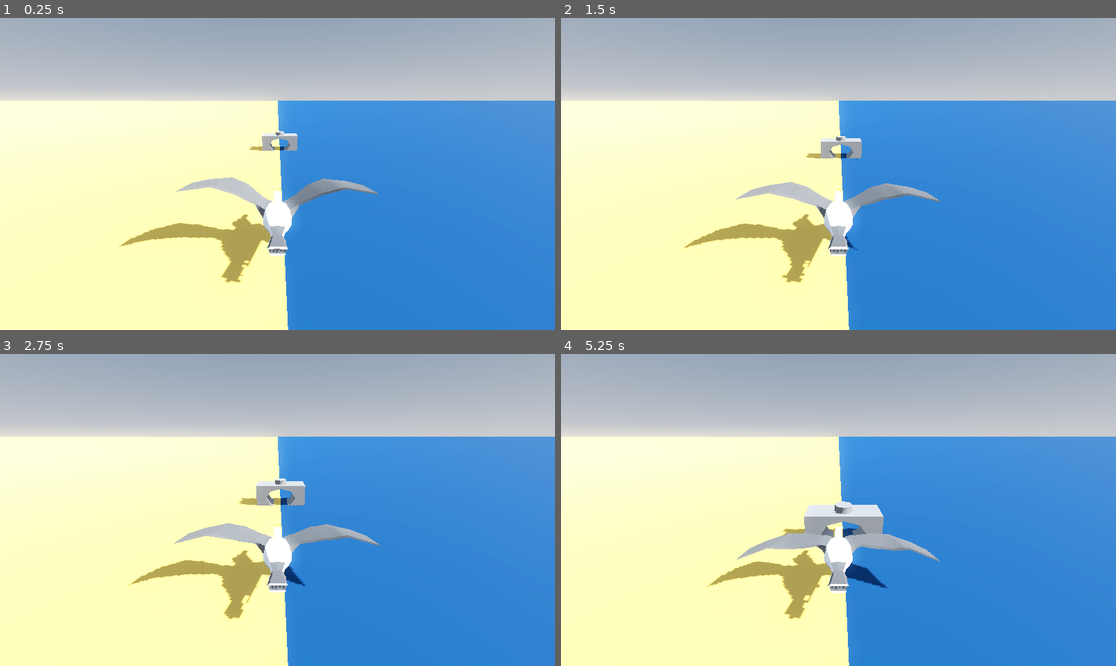
Above: before the commit, frames 1-4 (two rows, left to right).
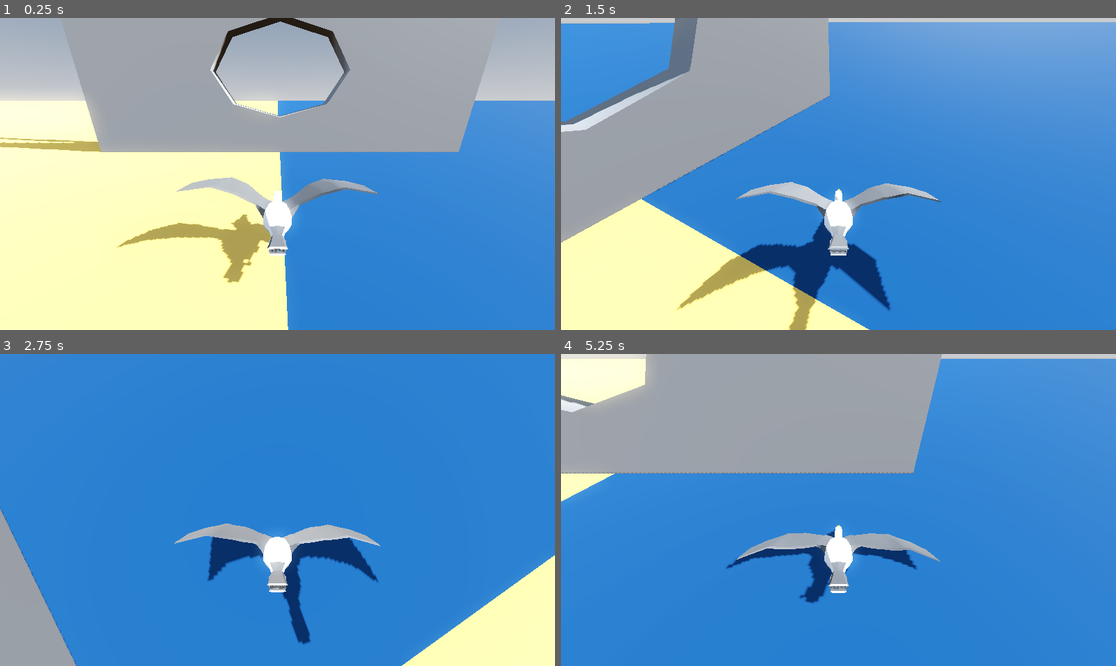
Above: after the commit, the same moments.

Repository: Wiwiweb/StMaloGull
Game: Godot game, scene res://main.tscn
Same seed, same stepped clock (60 frames per second), same inputs: the game is played once before the commit and once after it.
Inputs:
- Up to frame 1 (0.25 s): no input
- Up to frame 2 (1.5 s): hold D (move_right, bound only after the commit) 0.53-1.28 s; hold S (move_down, bound only after the commit) from 1.28 s (still down)
- Up to frame 3 (2.75 s): release S (move_down, bound only after the commit) at 2.03 s; hold D (move_right, bound only after the commit) from 2.03 s (still down)
- Up to frame 4 (5.25 s): release D (move_right, bound only after the commit) at 2.78 s; hold W (move_up, bound only after the commit) 2.78-3.53 s; hold A (move_left, bound only after the commit) 3.53-5.03 s; hold S (move_down, bound only after the commit) from 5.03 s (still down)

The runs differ from the first frame. In frame 1, 17% of the frame differs, in the area x 0-87%, y 0-85%; in frame 2, 48%; in frame 3, 73%, in the area x 0-100%, y 0-100%; in frame 4, 57%.

Commit message:
Super basic movement

Diff:
--- a/main.tscn
+++ b/main.tscn
@@ -39,14 +39,17 @@
 [node name="CSGBox3D" type="CSGBox3D" parent="."]
 transform = Transform3D(7.44, 0, 0, 0, 6.2320013, 0, 0, 0, 3.5200002, 0, 0, 0)
 use_collision = true
+size = Vector3(10, 10, 1)
 
 [node name="CSGCylinder3D" type="CSGCylinder3D" parent="CSGBox3D"]
-transform = Transform3D(0.24000001, 0, 0, 0, 0.6, 0, 0, 0, 0.6, 0, 0, 0)
+transform = Transform3D(0.23999994, 0, 0, 0, 0.6, 0, 0, 0, 0.6, 0, 2.2328997, 0)
+height = 28.356998
 
 [node name="CSGCylinder3D2" type="CSGCylinder3D" parent="CSGBox3D"]
-transform = Transform3D(0.59999925, 0, 0, 0, -3.0605715e-08, -0.47147387, 0, 0.88659644, 1.6933134e-08, 0, 0.1906932, 0)
+transform = Transform3D(0.59999925, 0, 0, 0, -3.0605715e-08, -0.47147387, 0, 0.8865964, 1.6933132e-08, 0, 2.469255, 0)
 operation = 2
-height = 1.9000001
+radius = 2.859
+height = 7.77
 
 [node name="Floor" type="StaticBody3D" parent="."]
 
@@ -68,3 +71,8 @@
 
 [node name="Player" parent="." instance=ExtResource("1_ig7tw")]
 transform = Transform3D(-4.371139e-08, 0, 1, 0, 1, 0, -1, 0, -4.371139e-08, -0.5, 2.6000004, 32.5)
+forward_velocity = 10.115
+max_turn_rate = 1.475
+
+[node name="Node3D" type="Node3D" parent="."]
+transform = Transform3D(1, 0, 0, 0, 1, 0, 0, 0, 1, 16.400002, 0, 60.4)
--- a/project.godot
+++ b/project.godot
@@ -23,6 +23,37 @@
 window/size/viewport_width=1920
 window/size/viewport_height=1080
 
+[input]
+
+move_up={
+"deadzone": 0.2,
+"events": [null, Object(InputEventKey,"resource_local_to_scene":false,"resource_name":"","device":-1,"window_id":0,"alt_pressed":false,"shift_pressed":false,"ctrl_pressed":false,"meta_pressed":false,"pressed":false,"keycode":0,"physical_keycode":87,"key_label":0,"unicode":119,"location":0,"echo":false,"script":null)
+, Object(InputEventKey,"resource_local_to_scene":false,"resource_name":"","device":-1,"window_id":0,"alt_pressed":false,"shift_pressed":false,"ctrl_pressed":false,"meta_pressed":false,"pressed":false,"keycode":0,"physical_keycode":4194320,"key_label":0,"unicode":0,"location":0,"echo":false,"script":null)
+, Object(InputEventJoypadMotion,"resource_local_to_scene":false,"resource_name":"","device":-1,"axis":1,"axis_value":-1.0,"script":null)
+]
+}
+move_left={
+"deadzone": 0.2,
+"events": [Object(InputEventKey,"resource_local_to_scene":false,"resource_name":"","device":-1,"window_id":0,"alt_pressed":false,"shift_pressed":false,"ctrl_pressed":false,"meta_pressed":false,"pressed":false,"keycode":0,"physical_keycode":65,"key_label":0,"unicode":97,"location":0,"echo":false,"script":null)
+, Object(InputEventKey,"resource_local_to_scene":false,"resource_name":"","device":-1,"window_id":0,"alt_pressed":false,"shift_pressed":false,"ctrl_pressed":false,"meta_pressed":false,"pressed":false,"keycode":0,"physical_keycode":4194319,"key_label":0,"unicode":0,"location":0,"echo":false,"script":null)
+, Object(InputEventJoypadMotion,"resource_local_to_scene":false,"resource_name":"","device":-1,"axis":0,"axis_value":-1.0,"script":null)
+]
+}
+move_down={
+"deadzone": 0.2,
+"events": [Object(InputEventKey,"resource_local_to_scene":false,"resource_name":"","device":-1,"window_id":0,"alt_pressed":false,"shift_pressed":false,"ctrl_pressed":false,"meta_pressed":false,"pressed":false,"keycode":0,"physical_keycode":83,"key_label":0,"unicode":115,"location":0,"echo":false,"script":null)
+, Object(InputEventKey,"resource_local_to_scene":false,"resource_name":"","device":-1,"window_id":0,"alt_pressed":false,"shift_pressed":false,"ctrl_pressed":false,"meta_pressed":false,"pressed":false,"keycode":0,"physical_keycode":4194322,"key_label":0,"unicode":0,"location":0,"echo":false,"script":null)
+, Object(InputEventJoypadMotion,"resource_local_to_scene":false,"resource_name":"","device":-1,"axis":1,"axis_value":1.0,"script":null)
+]
+}
+move_right={
+"deadzone": 0.2,
+"events": [Object(InputEventKey,"resource_local_to_scene":false,"resource_name":"","device":-1,"window_id":0,"alt_pressed":false,"shift_pressed":false,"ctrl_pressed":false,"meta_pressed":false,"pressed":false,"keycode":0,"physical_keycode":68,"key_label":0,"unicode":100,"location":0,"echo":false,"script":null)
+, Object(InputEventKey,"resource_local_to_scene":false,"resource_name":"","device":-1,"window_id":0,"alt_pressed":false,"shift_pressed":false,"ctrl_pressed":false,"meta_pressed":false,"pressed":false,"keycode":0,"physical_keycode":4194321,"key_label":0,"unicode":0,"location":0,"echo":false,"script":null)
+, Object(InputEventJoypadMotion,"resource_local_to_scene":false,"resource_name":"","device":-1,"axis":0,"axis_value":1.0,"script":null)
+]
+}
+
 [physics]
 
 3d/physics_engine="Jolt Physics"
--- a/scenes/player/player.gd
+++ b/scenes/player/player.gd
@@ -1,7 +1,12 @@
 extends CharacterBody3D
 
-@export var forward_velocity : float = 5.0
+@export var forward_velocity : float
+@export var max_turn_rate : float
 
-func _physics_process(_delta: float) -> void:
-	velocity.z = -forward_velocity
+func _physics_process(delta: float) -> void:
+	var joystick_vector := Input.get_vector("move_left", "move_right", "move_down", "move_up")
+	rotation.y = rotation.y + -joystick_vector.x * max_turn_rate * delta
+	rotation.z = rotation.z + joystick_vector.y * max_turn_rate * delta
+
+	velocity = basis.x * forward_velocity
 	move_and_slide()
--- a/scenes/player/player.tscn
+++ b/scenes/player/player.tscn
@@ -9,6 +9,7 @@
 
 [node name="CharacterBody3D" type="CharacterBody3D"]
 script = ExtResource("1_3vyb7")
+forward_velocity = 500.0
 
 [node name="CollisionShape3D" type="CollisionShape3D" parent="."]
 shape = SubResource("SphereShape3D_g2els")
